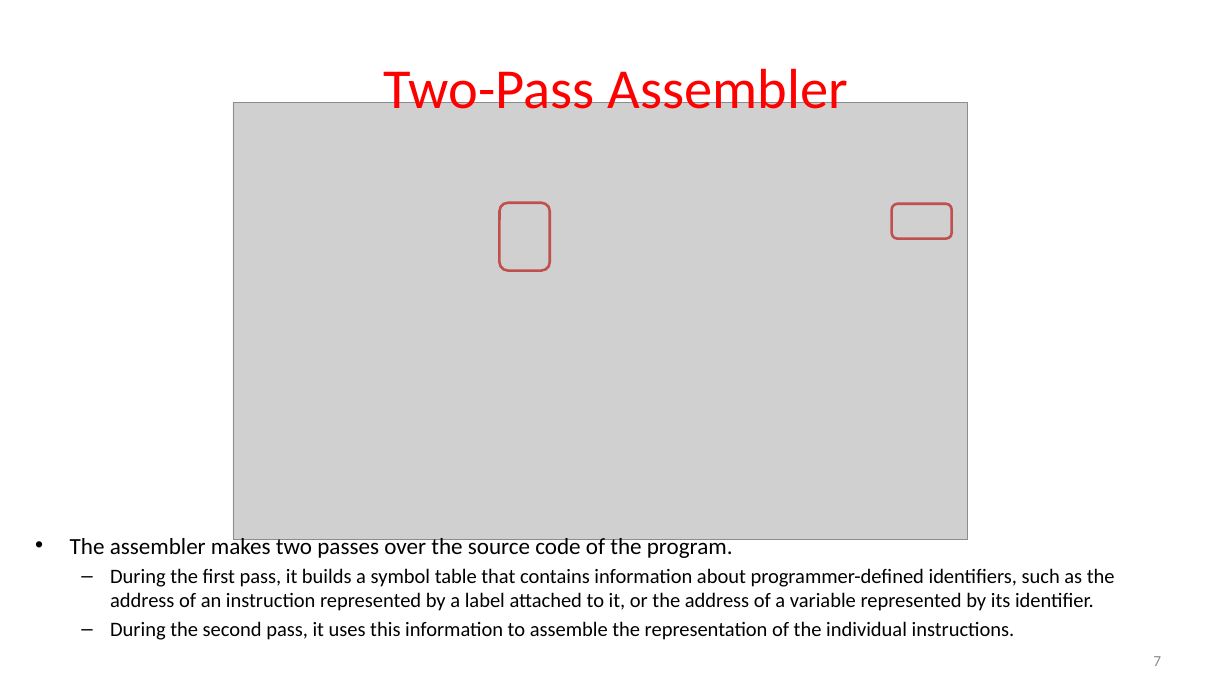
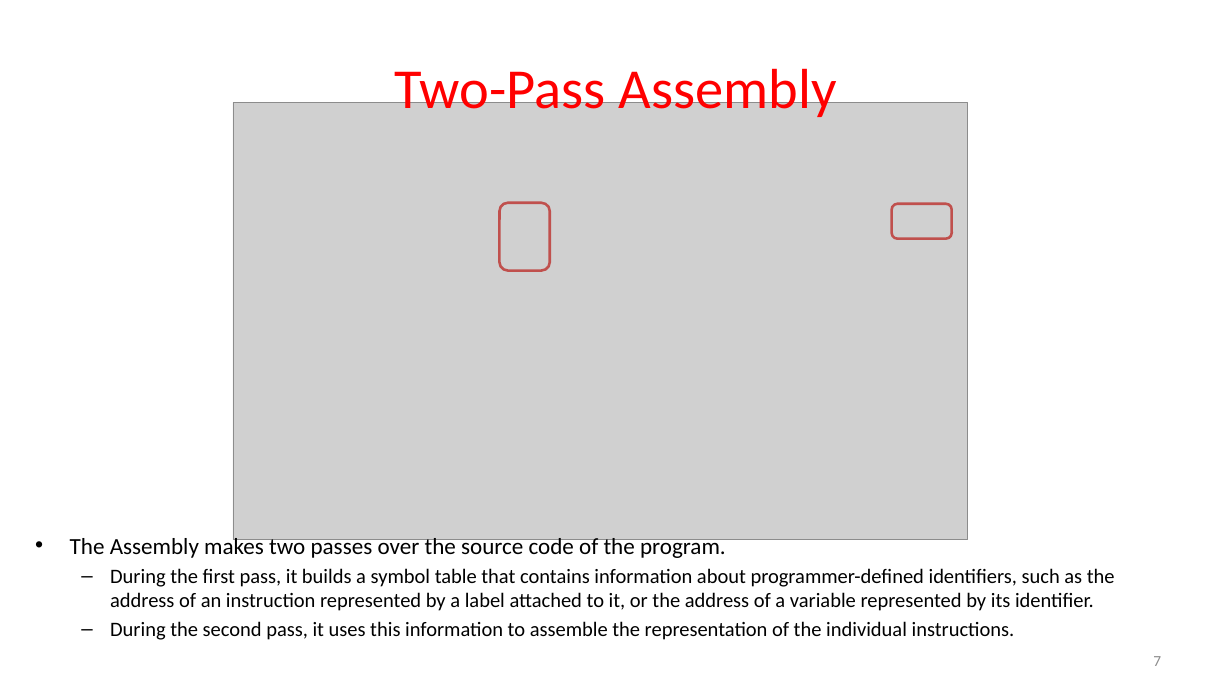
Before and after one commit to guhofstra/CSC111Fa25, a slide deck: slide 7 of PPTs/L3 DataManipulation.pptx. Drawn at 1232x693 pixels with LibreOffice and Linux fonts; fonts in the diff are those of the drawing; grey boxes stand for pictures. Boxes give left, top, right and bottom in pixels: in the first picture for what was removed or moved away, otherwise in the second. Text is boxed around its words. In the diff, an @@ line names an element or a change of style, - is before the commit and + after.

```diff
--- a/PPTs/L3 DataManipulation.pptx
+++ b/PPTs/L3 DataManipulation.pptx
@@ title at bbox=[395, 68, 837, 121]: text changed @@
-Two-Pass Assembler
+Two-Pass Assembly
@@ text at bbox=[70, 534, 726, 558]: text changed @@
-• The assembler makes two passes over the source code of the program.
+• The Assembly makes two passes over the source code of the program.
```
Also in this commit, not shown: 11 other slides changed, 1 slide removed, 1 other file.
